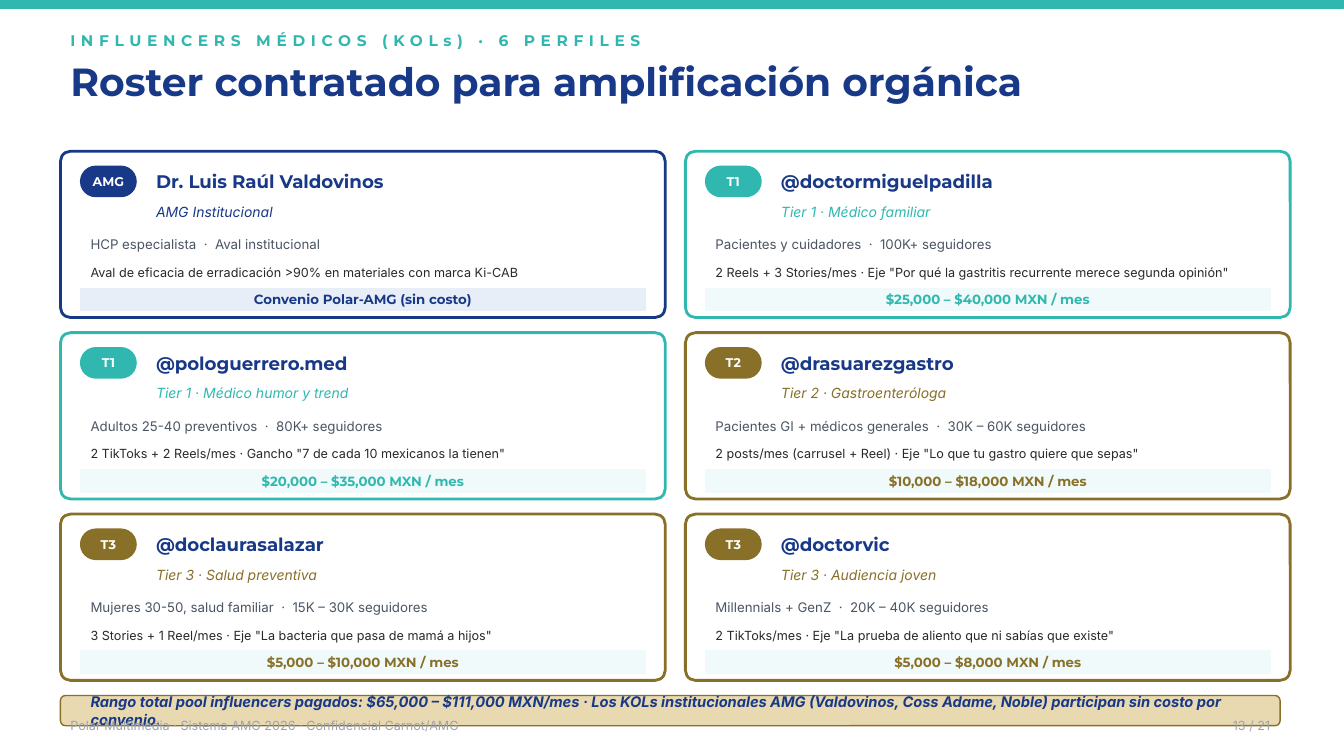
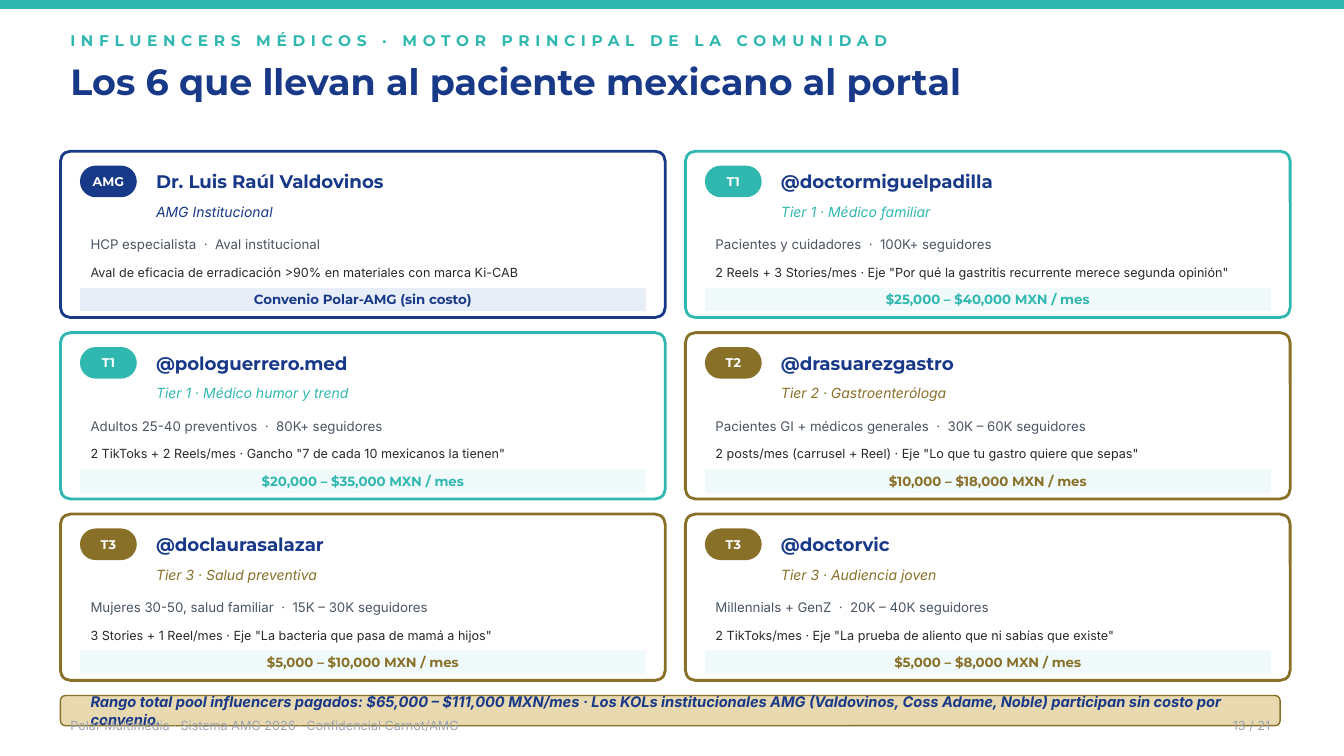
Before and after one commit to polar-multimedia/amg-pylori-hub, a slide deck: slide 13 of Pitch_Ejecutivo_AMG_2026.pptx. Drawn at 1344x756 pixels with LibreOffice and Linux fonts; fonts in the diff are those of the drawing. Boxes give left, top, right and bottom in pixels: in the first picture for what was removed or moved away, otherwise in the second. Text is boxed around its words. In the diff, an @@ line names an element or a change of style, - is before the commit and + after.

Commit message:
Deploy AMG ecosystem · 2026-04-24 13:26
- Portal público (home, artículos, detección, para-médicos)
- Hub de revisión sistema_piezas_AMG_Hub.html con sidebar Dreamweaver
- Visita Médica PWA (visita-medica-amg/) — 3 ciclos + 4 interactivos offline
- Corpus visual HUB_AMG_PYLORI/ (brand_amg + brand_kicab)
- Documentos ejecutivos (.docx maestro, .xlsx métricas, .pptx pitch)

Firebase RTDB sync: polar-amg-hub-2026 (compartido entre hub y VM)
Org: polar-multimedia · github.com/polar-multimedia/amg-pylori-hub

```diff
--- a/Pitch_Ejecutivo_AMG_2026.pptx
+++ b/Pitch_Ejecutivo_AMG_2026.pptx
@@ text at [70,32,887,46]: text changed @@
-INFLUENCERS MÉDICOS (KOLs) · 6 PERFILES
+INFLUENCERS MÉDICOS · MOTOR PRINCIPAL DE LA COMUNIDAD
@@ text at [70,66,961,102]: text changed; size 28 to 26 pt @@
-Roster contratado para amplificación orgánica
+Los 6 que llevan al paciente mexicano al portal
```
Also in this commit, not shown: 2 other slides changed, 1 slide added, 1 slide removed, 2 other files.
